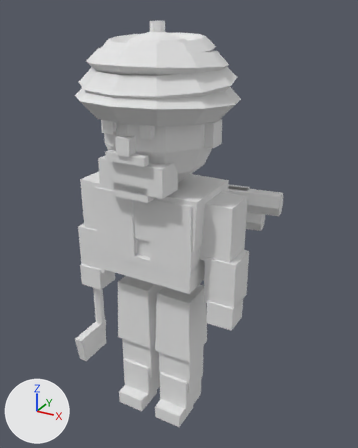
One commit to the glTF model sample_project/assets/3d/units/ottomans/villager.glb: the scene before it, then after it.
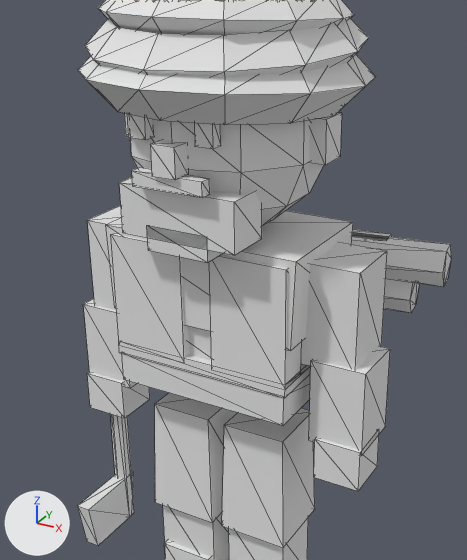
Each version is shown whole from a 50 mm lens placed at (1.071, -1.774, 1.912), pointed at (0.06, 0.064, 0.993), then close up on the part from 9% to 82% of the width and 13% to 82% of the height. The axes (+X, +Y, +Z) are drawn at lower left. The lights are the same throughout. The older version's two pictures come first. The close-ups show mesh edges as thin lines. Vertices at exactly the same position are counted once.

Script lines for the objects in view, before the commit:
```python
me_body = bpy.data.meshes.new('Body')
me_body.from_pydata(...)  # 565 vertices, 986 faces; spans x -0.41..0.41, y -0.34..0.34, z 0.0..1.86
me_body.materials.append(mat_pe_unitpalette)  # white #e7e7e7
me_prop_cargo_wood = bpy.data.meshes.new('PROP_cargo_wood')
me_prop_cargo_wood.from_pydata(...)  # 60 vertices, 100 faces; spans x -0.475..0.475, y 0.142..0.338, z 0.952..1.138
me_prop_cargo_wood.materials.append(mat_pe_unitpalette)  # white #e7e7e7
ob_body = bpy.data.objects.new('Body', me_body)
ob_body.location = (0.0, 0.0, 0.0)
ob_prop_cargo_wood = bpy.data.objects.new('PROP_cargo_wood', me_prop_cargo_wood)
ob_prop_cargo_wood.location = (0.0, 0.0, 0.0)
```
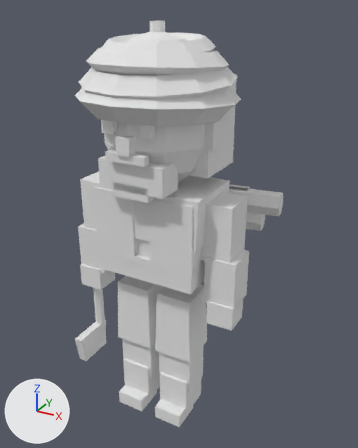
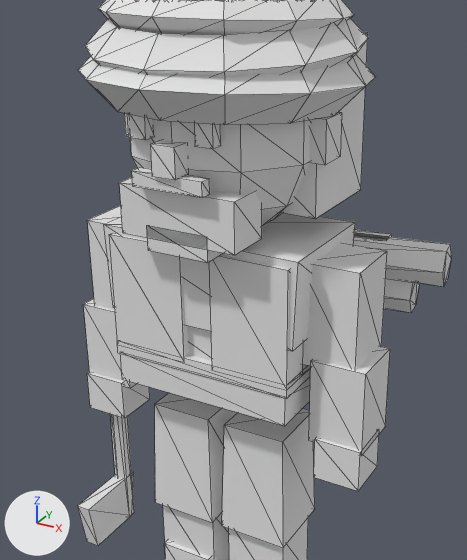
Boxes (x1, y1, x2, y2) around the edits, measured in the close-ups (467 x 560 px; the box of a moved part takes in the faces that stretch with it):
part 1 of me_body, added: after (280, 32, 368, 218)
part 2 of me_body, moved or reshaped: before (119, 341, 311, 425); after (117, 341, 311, 426)

The edits, one by one:
me_body is used by ob_body; location (0.0, 0.0, 0.0).
me_body had 565 vertices, 986 faces and spanned x -0.41..0.41, y -0.34..0.34, z 0.0..1.86.
me_body now has 604 vertices, 1056 faces and spans x -0.41..0.41, y -0.34..0.34, z 0.0..1.86.
me_body part 1: a new loose piece, a box spanning x -0.25..0.25, y -0.03..0.23, z 1.27..1.65, in mat_pe_unitpalette (white #e7e7e7).
Part 2, on me_body:
8 vertices are removed from x -0.23..0.23, y -0.16..0.16, z 0.79..0.87.
22 faces are deleted.
8 vertices are added at x -0.24..0.24, y -0.16..0.16, z 0.79..0.87.
22 new faces join them.
Other edits to the shape of me_body do not show in these pictures.
